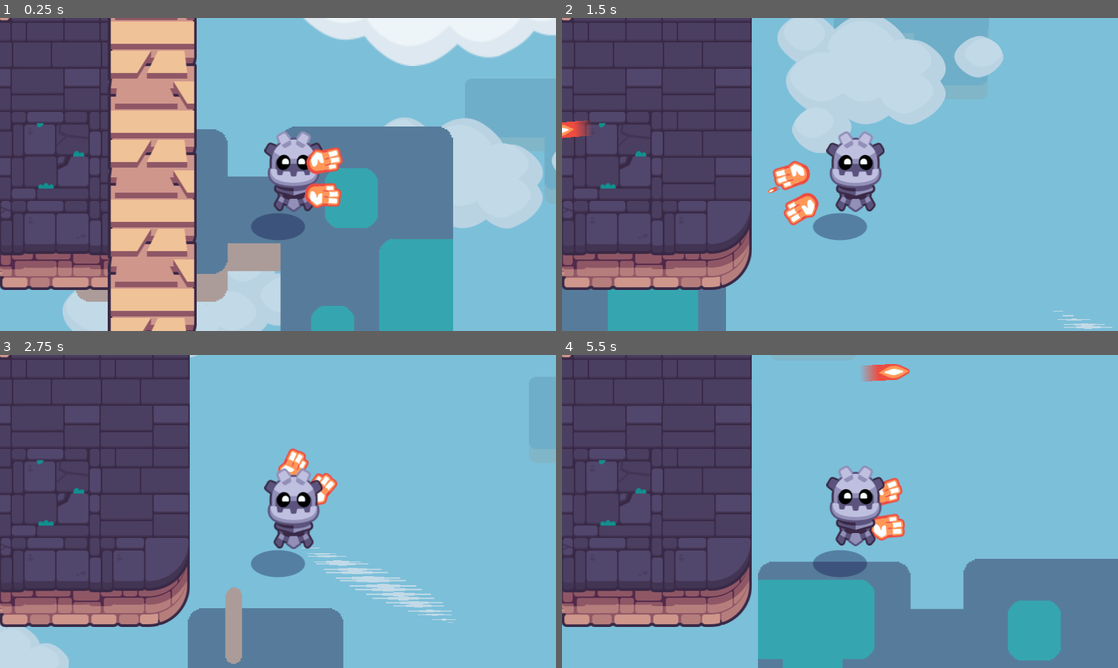
Above: before the commit, frames 1-4 (two rows, left to right).
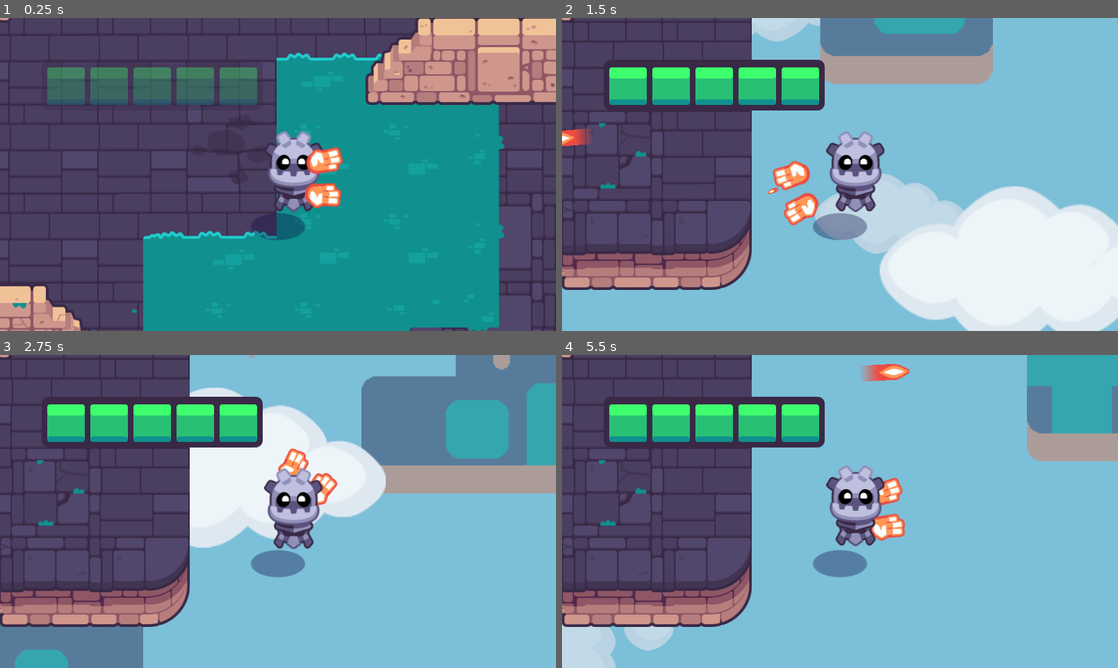
Above: after the commit, the same moments.

Repository: ellaclz/2d-GameDev_Course
Game: Godot game, scene res://start.tscn
Two runs of this game, one before a commit and one after it. Both use one fixed random seed, a clock stepped at 60 frames per second and the inputs below. This scene is started directly instead of the project's main scene. Sound files missing from this copy of the repository are replaced by a short silence.
Inputs (mouse positions are in pixels of both pictures, inside the frame that each line leads up to):
- Up to frame 1 (0.25 s): no input
- Up to frame 2 (1.5 s): tap Enter at 0.5 s; move the mouse to (962, 158) at 0.52 s; hold D (move_right) 0.53-1.25 s; hold Mouse wheel down (cycle_weapon_down) 0.53-1.25 s; click (962, 158) at 0.67 s; drag from (728, 190) to (812, 237) at 1.27 s
- Up to frame 3 (2.75 s): move the mouse to (333, 442) at 2.02 s; press the mouse at (333, 442) at 2.03 s; hold D (move_right) from 2.03 s (still down)
- Up to frame 4 (5.5 s): release D (move_right) at 2.75 s; release the mouse at (895, 442) at 2.75 s; drag from (812, 574) to (673, 464) at 2.77 s; move the mouse to (1006, 558) at 3.52 s; hold A (move_left) 3.53-4.25 s; hold Mouse wheel up (cycle_weapon_up) 3.53-4.25 s; drag from (673, 464) to (840, 539) at 4.27 s; move the mouse to (867, 511) at 5.02 s; hold S (move_down) from 5.03 s (still down); hold Mouse wheel down (cycle_weapon_down) from 5.03 s (still down); click (867, 511) at 5.17 s

The runs differ from the first frame. In frame 1, 86% of the frame differs, in the area x 0-100%, y 0-100%; in frame 2, 40%; in frame 3, 38%; in frame 4, 34%.

Commit message:
Connect the healthbar to the player health

Diff:
--- a/02.getting-to-know-godot/player/player.gd
+++ b/02.getting-to-know-godot/player/player.gd
@@ -72,3 +72,7 @@
 
 func _on_ExitDetector2D_area_entered(_area: Area2D) -> void:
 	get_tree().reload_current_scene()
+
+
+func _on_health_changed(new_health):
+	pass # Replace with function body.
--- a/02.getting-to-know-godot/start.tscn
+++ b/02.getting-to-know-godot/start.tscn
@@ -1,28 +1,50 @@
-[gd_scene load_steps=6 format=3 uid="uid://dfrp0km2xjcr6"]
+[gd_scene load_steps=10 format=3 uid="uid://okhpejy85228"]
 
-[ext_resource type="Script" path="res://game.gd" id="2"]
-[ext_resource type="TileSet" uid="uid://crkgfdw1y80hc" path="res://levels/rooms/tileset_bridges.tres" id="2_vnf5n"]
-[ext_resource type="TileSet" uid="uid://cqb2wtrubw0n6" path="res://levels/rooms/tileset_invisible_walls.tres" id="3"]
-[ext_resource type="PackedScene" uid="uid://dds7yrrx56gcy" path="res://player/player.tscn" id="4_hgtuq"]
-[ext_resource type="PackedScene" uid="uid://wdey00p3syru" path="res://levels/background/background_blue_sky.tscn" id="8_s5twr"]
+[ext_resource type="Script" path="res://game.gd" id="1_woo4g"]
+[ext_resource type="TileSet" uid="uid://crkgfdw1y80hc" path="res://levels/rooms/tileset_bridges.tres" id="2_uwinj"]
+[ext_resource type="TileSet" uid="uid://cqb2wtrubw0n6" path="res://levels/rooms/tileset_invisible_walls.tres" id="3_yvgb3"]
+[ext_resource type="PackedScene" uid="uid://dds7yrrx56gcy" path="res://player/player.tscn" id="4_kfn8e"]
+[ext_resource type="PackedScene" uid="uid://dq3p4x4do28l6" path="res://levels/rooms/room_a.tscn" id="5_s7lkx"]
+[ext_resource type="PackedScene" uid="uid://dgayuh42w4v6u" path="res://levels/rooms/room_b.tscn" id="6_xjlll"]
+[ext_resource type="PackedScene" uid="uid://cq0mmphkbrvmm" path="res://levels/rooms/room_c.tscn" id="7_27hy6"]
+[ext_resource type="PackedScene" uid="uid://wdey00p3syru" path="res://levels/background/background_blue_sky.tscn" id="8_my4yf"]
+[ext_resource type="PackedScene" uid="uid://cce7r30dfjm4r" path="res://interface/bars/ui_health_bar.tscn" id="9_n4gnh"]
 
 [node name="Start" type="Node2D"]
-script = ExtResource("2")
+script = ExtResource("1_woo4g")
 
 [node name="Bridges" type="TileMap" parent="."]
-tile_set = ExtResource("2_vnf5n")
+tile_set = ExtResource("2_uwinj")
 format = 2
 layer_0/name = "Bridges"
-layer_0/tile_data = PackedInt32Array(-262145, 262144, 1, 327681, 262144, 1, 327682, 262144, 1, 327680, 262144, 1, -327680, 327680, 1, -262144, 196608, 1, -196608, 262144, 1, -65536, 196608, 1, -131072, 327680, 1, 0, 196608, 1, 65536, 196608, 1, 131072, 196608, 1, 196608, 196608, 1, 262144, 262144, 1, 10, 262144, 1, -327670, 327680, 1, -262134, 196608, 1, -196598, 196608, 1, -131062, 196608, 1, -65526, 262144, 1)
+layer_0/tile_data = PackedInt32Array(983037, 65536, 1, 983038, 0, 1, 983039, 0, 1, 917504, 0, 1, 917505, 0, 1, 917506, 0, 1, 917507, 196608, 0, 851971, 196608, 1, 786435, 65536, 0, 786436, 0, 1, 786437, 0, 1, 786438, 131072, 1, -65520, 327680, 1, 16, 196608, 1, 65552, 196608, 1, 131088, 196608, 0, 131087, 0, 1, 131086, 65536, 0, 196622, 196608, 1, 262158, 196608, 1, 327694, 196608, 1, 393230, 196608, 1, 458766, 262144, 1)
 metadata/_edit_lock_ = true
 
 [node name="InvisibleWalls" type="TileMap" parent="."]
-tile_set = ExtResource("3")
+tile_set = ExtResource("3_yvgb3")
 format = 2
 layer_0/name = "Invisible walls"
+layer_0/tile_data = PackedInt32Array(917502, 0, 0, 917503, 0, 0, 851968, 0, 0, 851969, 0, 0, 851970, 0, 0, 1048574, 0, 0, 1048575, 0, 0, 983040, 0, 0, 983041, 0, 0, 983042, 0, 0, 983043, 0, 0, 983044, 0, 0, 917508, 0, 0, 851972, 0, 0, 851973, 0, 0, 720901, 0, 0, 720900, 0, 0, 720899, 0, 0, 720898, 0, 0, 786434, 0, 0, 131085, 0, 0, 196621, 0, 0, 262157, 0, 0, 327693, 0, 0, 393229, 0, 0, 65549, 0, 0, 65550, 0, 0, 65551, 0, 0, 17, 0, 0, 65553, 0, 0, 131089, 0, 0, 196625, 0, 0, 196624, 0, 0, 196623, 0, 0, 262159, 0, 0, 327695, 0, 0, 393231, 0, 0, 15, 0, 0)
 metadata/_edit_lock_ = true
 
-[node name="Player" parent="." instance=ExtResource("4_hgtuq")]
-position = Vector2(-14, -26)
+[node name="Player" parent="." instance=ExtResource("4_kfn8e")]
+position = Vector2(-1280, 1536)
 
-[node name="BackgroundBlueSky" parent="." instance=ExtResource("8_s5twr")]
+[node name="RoomA" parent="." instance=ExtResource("5_s7lkx")]
+position = Vector2(-1792, 1280)
+
+[node name="RoomB" parent="." instance=ExtResource("6_xjlll")]
+position = Vector2(896, 1024)
+
+[node name="RoomC" parent="." instance=ExtResource("7_27hy6")]
+position = Vector2(896, -1536)
+
+[node name="BackgroundBlueSky" parent="." instance=ExtResource("8_my4yf")]
+
+[node name="CanvasLayer" type="CanvasLayer" parent="."]
+
+[node name="UIHealthBar" parent="CanvasLayer" instance=ExtResource("9_n4gnh")]
+offset_left = 60.0
+offset_top = 60.0
+offset_right = 378.0
+offset_bottom = 132.725
Not shown, changed: 02.getting-to-know-godot/godot_tours.log
Not shown, removed: 02.getting-to-know-godot/godot_tours.log-7rnBye
Not shown, added: 02.getting-to-know-godot/godot_tours.log-hLyeRg
